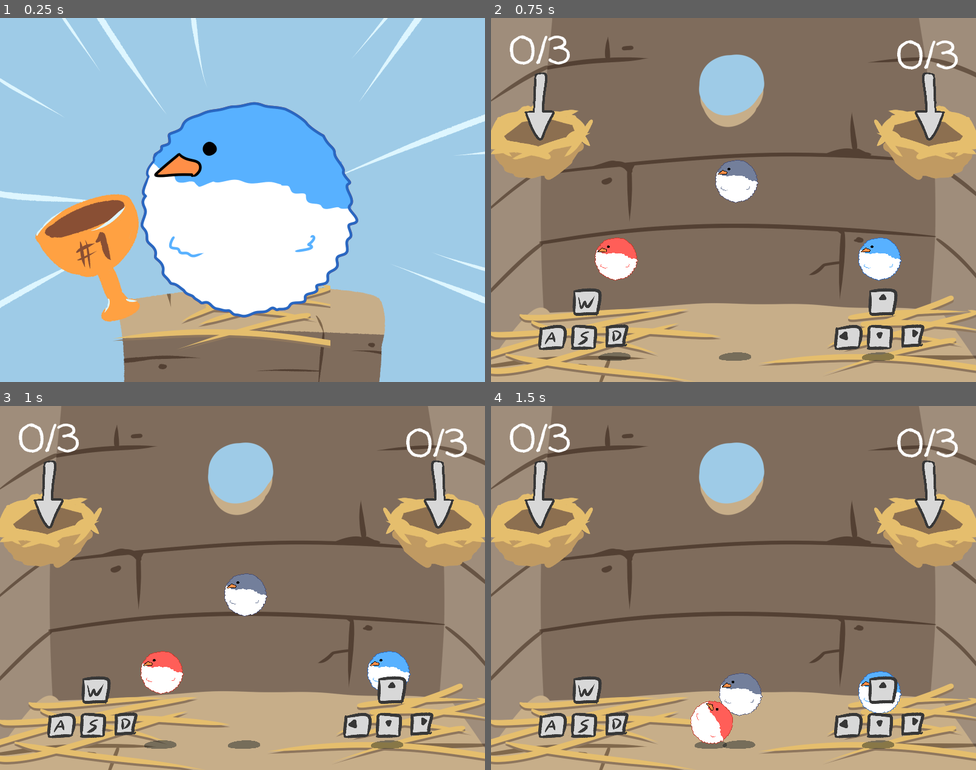
Above: before the commit, frames 1-4 (two rows, left to right).
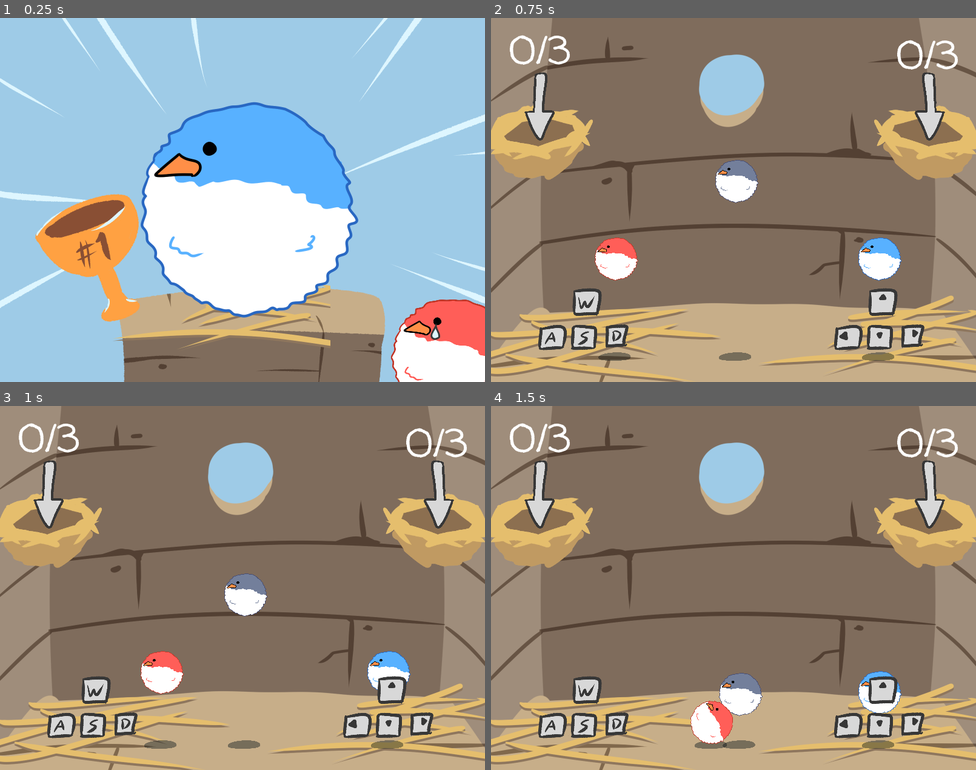
Above: after the commit, the same moments.

Repository: UnRealReincarlution/birbsketbol-64
Game: Godot game, scene res://Win_Screen.tscn
Two runs of this game, one before a commit and one after it. Both use one fixed random seed, a clock stepped at 60 frames per second and the inputs below. This scene is started directly instead of the project's main scene.
Inputs (mouse positions are in pixels of both pictures, inside the frame that each line leads up to):
- Up to frame 1 (0.25 s): no input
- Up to frame 2 (0.75 s): tap Enter at 0.5, 0.6 s; move the mouse to (840, 181) at 0.52 s; hold D from 0.53 s (still down); click (840, 181) at 0.67 s
- Up to frame 3 (1 s): keep holding D; tap Space at 0.77 s
- Up to frame 4 (1.5 s): move the mouse to (636, 606) at 1.27 s; release D at 1.28 s; hold S from 1.28 s (still down); tap Enter at 1.35 s

The runs differ from the first frame. In frame 1, 4.0% of the frame differs, in the area x 29-100%, y 23-100%; in frame 2, nothing differs; in frame 3, nothing differs; in frame 4, nothing differs.

Commit message:
Make losing player cry.

Diff:
--- a/Win_Screen.gd
+++ b/Win_Screen.gd
@@ -4,6 +4,13 @@
 	if Winner.player == 1:
 		$Player_1_Win.show()
 		$Player_2_Win.hide()
+		$Player_1_Cry.hide()
+		$Player_2_Cry.show()
+	else:
+		$Player_1_Win.hide()
+		$Player_2_Win.show()
+		$Player_1_Cry.show()
+		$Player_2_Cry.hide()
 
 func _input(event):
 	if event is InputEventKey:
--- a/Win_Screen.tscn
+++ b/Win_Screen.tscn
@@ -1,9 +1,10 @@
-[gd_scene load_steps=5 format=2]
+[gd_scene load_steps=6 format=2]
 
 [ext_resource path="res://win_screen.png" type="Texture" id=1]
 [ext_resource path="res://Win_Screen.gd" type="Script" id=2]
 [ext_resource path="res://birb_player_1.png" type="Texture" id=3]
 [ext_resource path="res://birb_player_2.png" type="Texture" id=4]
+[ext_resource path="res://tear_drop.png" type="Texture" id=5]
 
 [node name="Win_Screen" type="Node2D"]
 script = ExtResource( 2 )
@@ -16,7 +17,23 @@
 position = Vector2( 808, 624 )
 texture = ExtResource( 4 )
 
+[node name="Player_1_Cry" type="Sprite" parent="."]
+position = Vector2( 1488, 1120 )
+rotation = 0.180856
+scale = Vector2( 0.569299, 0.569299 )
+texture = ExtResource( 3 )
+
+[node name="Player_2_Cry" type="Sprite" parent="."]
+position = Vector2( 1488, 1120 )
+rotation = 0.180856
+scale = Vector2( 0.569299, 0.569299 )
+texture = ExtResource( 4 )
+
 [node name="Background" type="Sprite" parent="."]
 z_index = -2
 texture = ExtResource( 1 )
 centered = false
+
+[node name="tear_drop" type="Sprite" parent="."]
+position = Vector2( 1440, 1032 )
+texture = ExtResource( 5 )
Binary file added: tear_drop.png
Not shown, added: tear_drop.png.import
